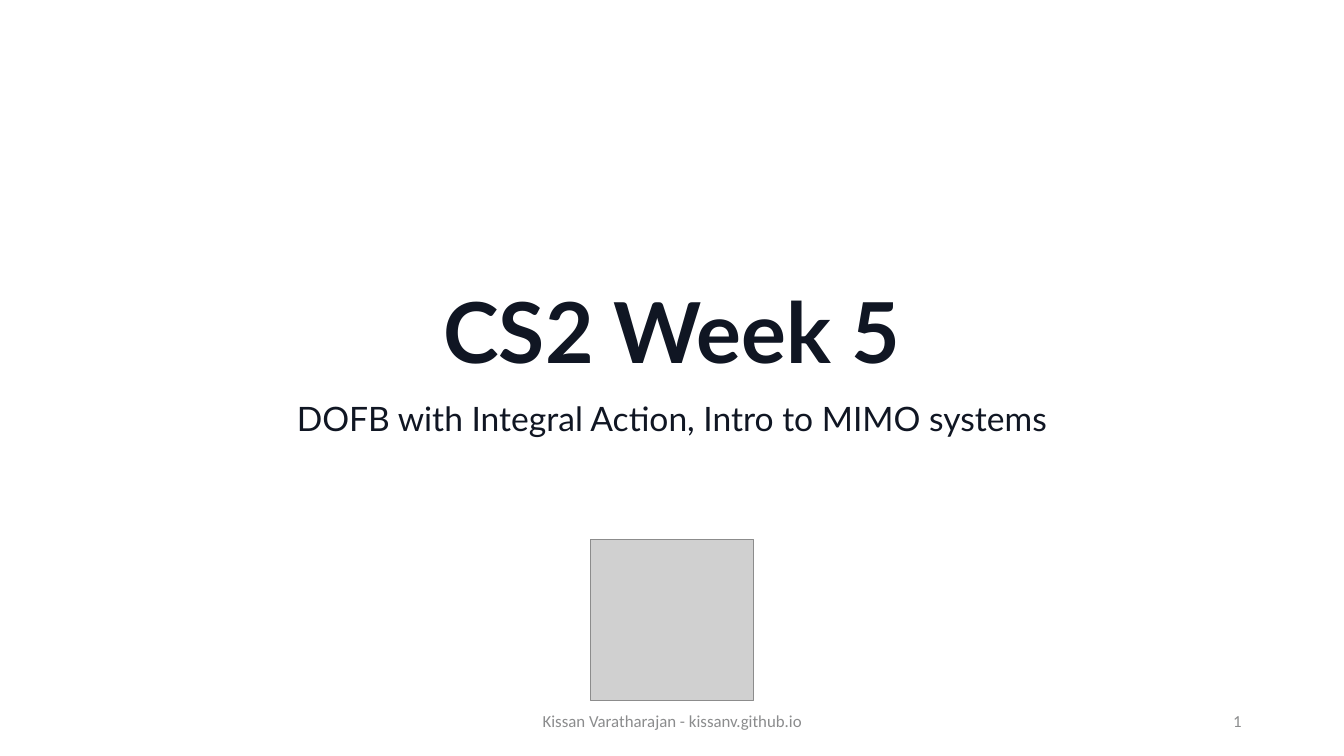
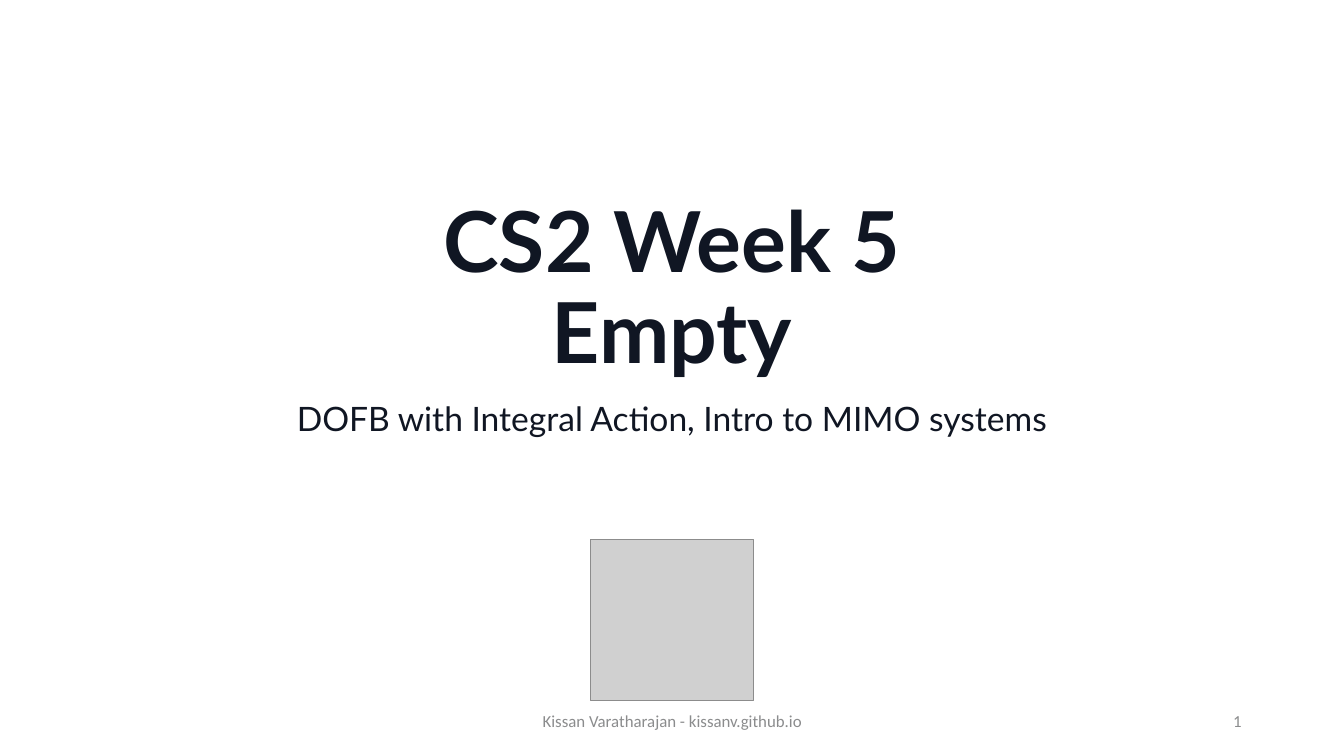
Before and after one commit to KissanV/KissanV.github.io, a slide deck: slide 1 of pdfs/CS2/pdf/CS2_Week5_empty.pptx. Drawn at 1344x756 pixels with LibreOffice and Linux fonts; fonts in the diff are those of the drawing; grey boxes stand for pictures; background and template pictures are left out. Boxes give left, top, right and bottom in pixels: in the first picture for what was removed or moved away, otherwise in the second. Text is boxed around its words. In the diff, an @@ line names an element or a change of style, - is before the commit and + after.

```diff
--- a/pdfs/CS2/pdf/CS2_Week5_empty.pptx
+++ b/pdfs/CS2/pdf/CS2_Week5_empty.pptx
@@ title at bbox=[443, 209, 901, 377]: text changed @@
-CS2 Week 5
+CS2 Week 5
+Empty
```
Also in this commit, not shown: 1 slide removed, 3 other files.
